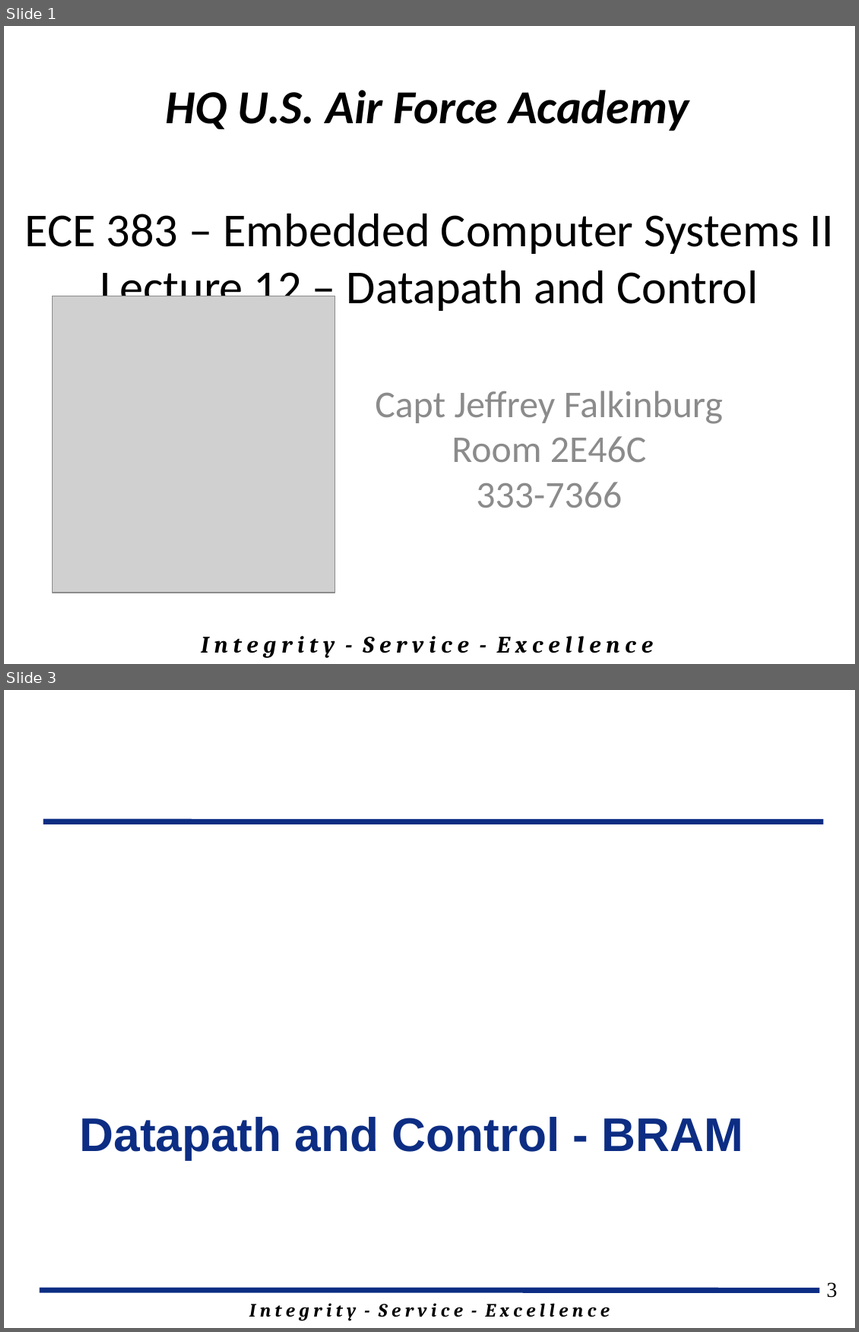
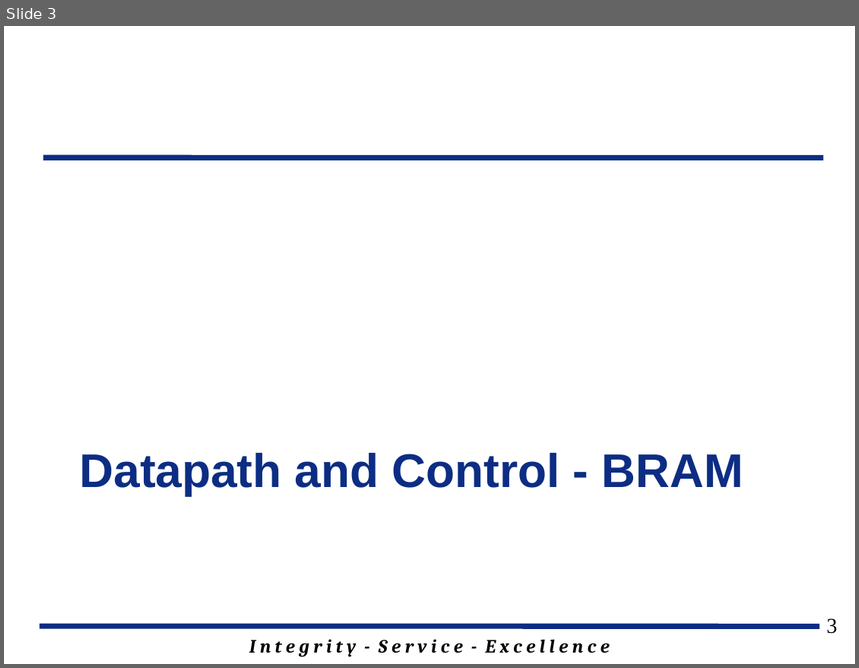
Before and after one commit to jfalkinburg/ECE383_web, a slide deck: lecture/slides/ECE_383_Lec12.pptx. Shown one above the other, each under a label of ours: slides 1 and 3 before the commit, slide 3 after it; the slides between them are not shown. The pictures are 859x1332 and 859x668 pixels, drawn with LibreOffice and Linux fonts; fonts in the diff are those of the drawing; grey boxes stand for pictures; background and template pictures are left out. Boxes give left, top, right and bottom in pixels: in the first picture for what was removed or moved away, otherwise in the second. Text is boxed around its words. In the diff, an @@ line names an element or a change of style, - is before the commit and + after.

```diff
--- a/lecture/slides/ECE_383_Lec12.pptx
+++ b/lecture/slides/ECE_383_Lec12.pptx
@@ slide 1 removed at [4,26,855,664], background #FFFFFF @@
@@ text removed at [165,90,689,131] @@
-HQ U.S. Air Force Academy
@@ title removed at [25,213,834,311] @@
-ECE 383 – Embedded Computer Systems II
-Lecture 12 – Datapath and Control
@@ picture removed at [53,297,335,594] @@
@@ subtitle removed at [375,391,723,508] @@
-Capt Jeffrey Falkinburg
-Room 2E46C
-333-7366
@@ text removed at [201,636,653,658] @@
-I n t e g r i t y - S e r v i c e - E x c e l l e n c e
```
Also in this commit, not shown: 11 slides changed, 1 slide added, 3 other slides removed, 9 other files.
